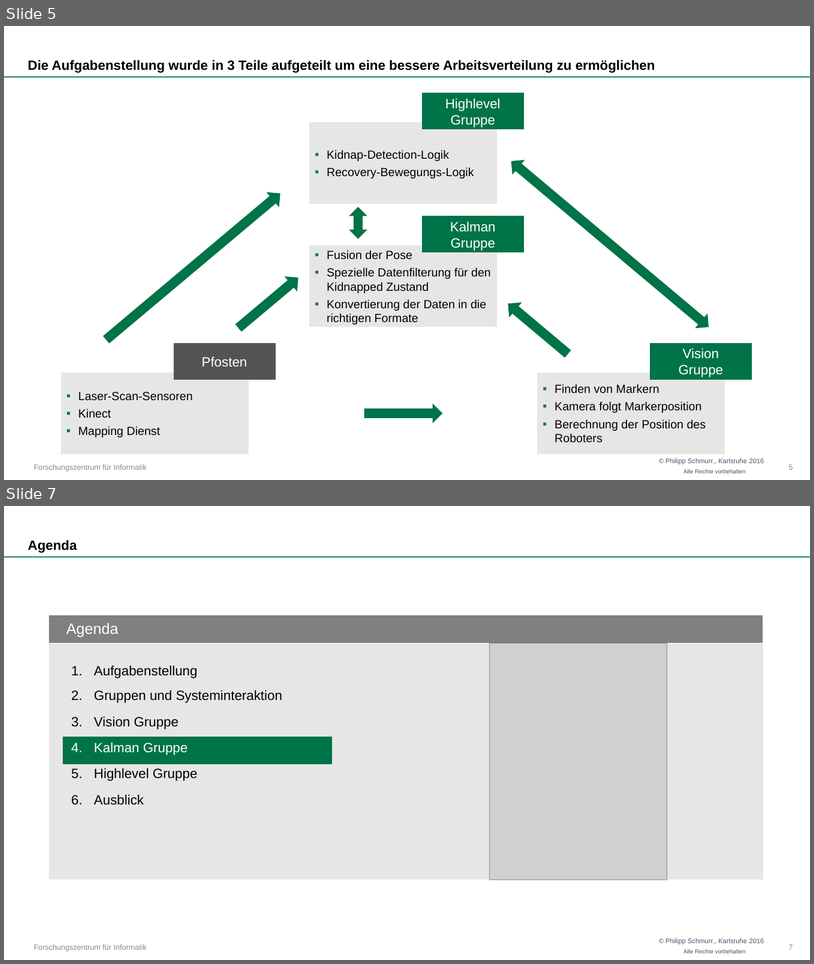
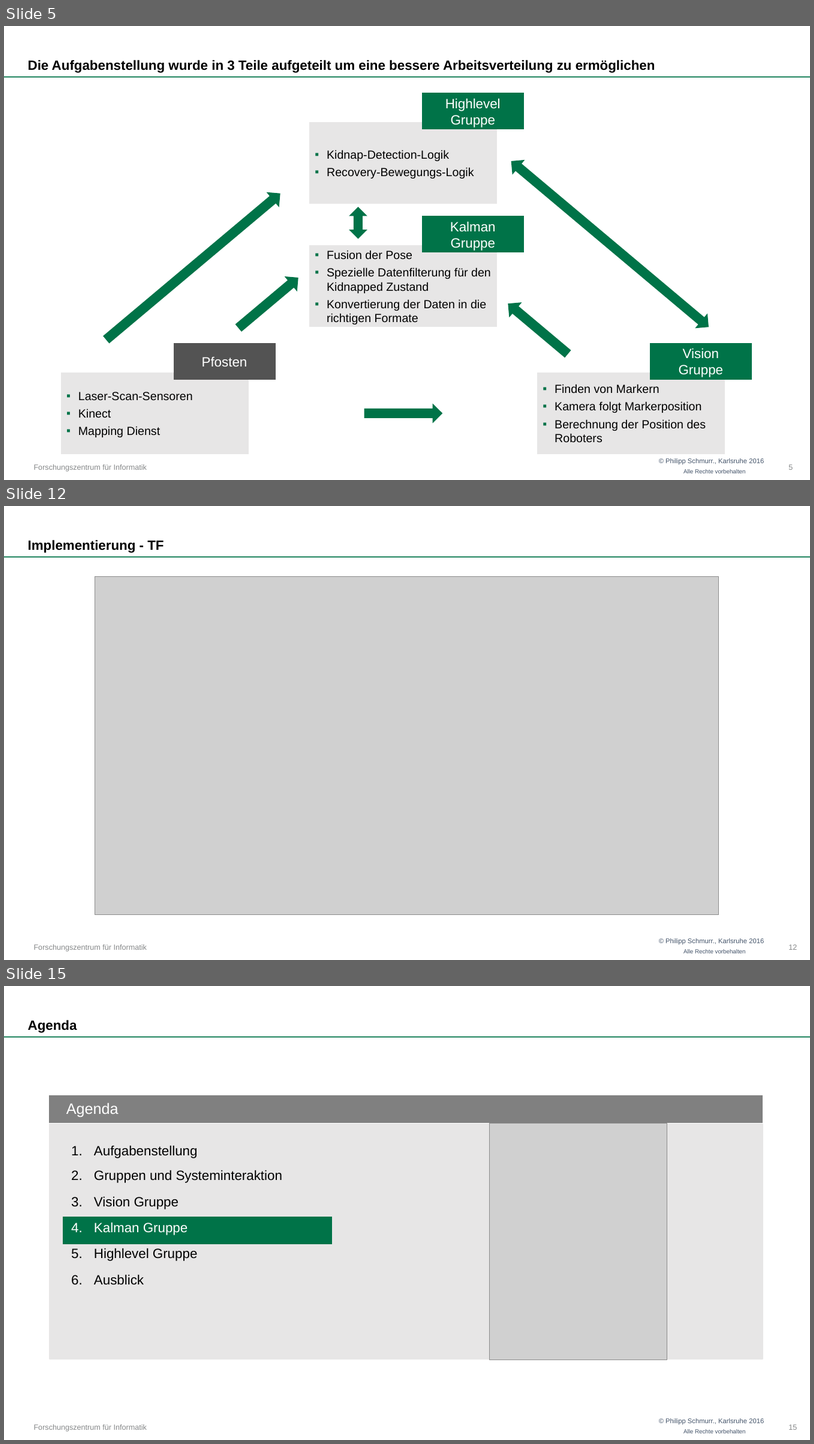
Before and after one commit to OtonoKakuei/robprak1516-documentation, a slide deck: robprak1516-presentation.pptx. Shown one above the other, each under a label of ours: slides 5 and 7 before the commit, slides 5, 12 and 15 after it; the slides between them are not shown. The pictures are 814x964 and 814x1444 pixels, drawn with LibreOffice and Linux fonts; fonts in the diff are those of the drawing; grey boxes stand for pictures; background and template pictures are left out. Boxes give left, top, right and bottom in pixels: in the first picture for what was removed or moved away, otherwise in the second. Text is boxed around its words. In the diff, an @@ line names an element or a change of style, - is before the commit and + after.

```diff
--- a/robprak1516-presentation.pptx
+++ b/robprak1516-presentation.pptx
@@ slide 12 added at bbox=[4, 506, 810, 960], background #FFFFFF; not listed: 4 template elements that a slide beside it also shows @@
@@ text added at bbox=[28, 540, 164, 553], 16 pt, text #000000, bold @@
+Implementierung - TF
@@ picture added at bbox=[95, 577, 720, 915] @@
@@ page number added at bbox=[789, 944, 797, 949], 9 pt, text #868889 @@
+12
@@ what was slide 7 is now slide 15 @@
@@ page number at bbox=[789, 1424, 797, 1429]: text changed @@
-7
+15
```
Also in this commit, not shown: 1 slide changed, 7 other slides added.
